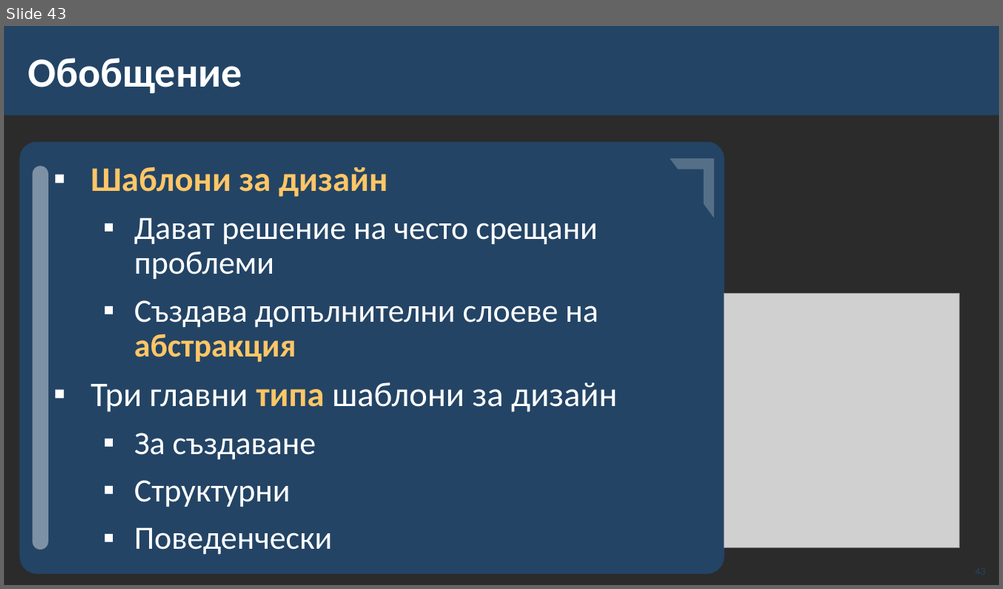
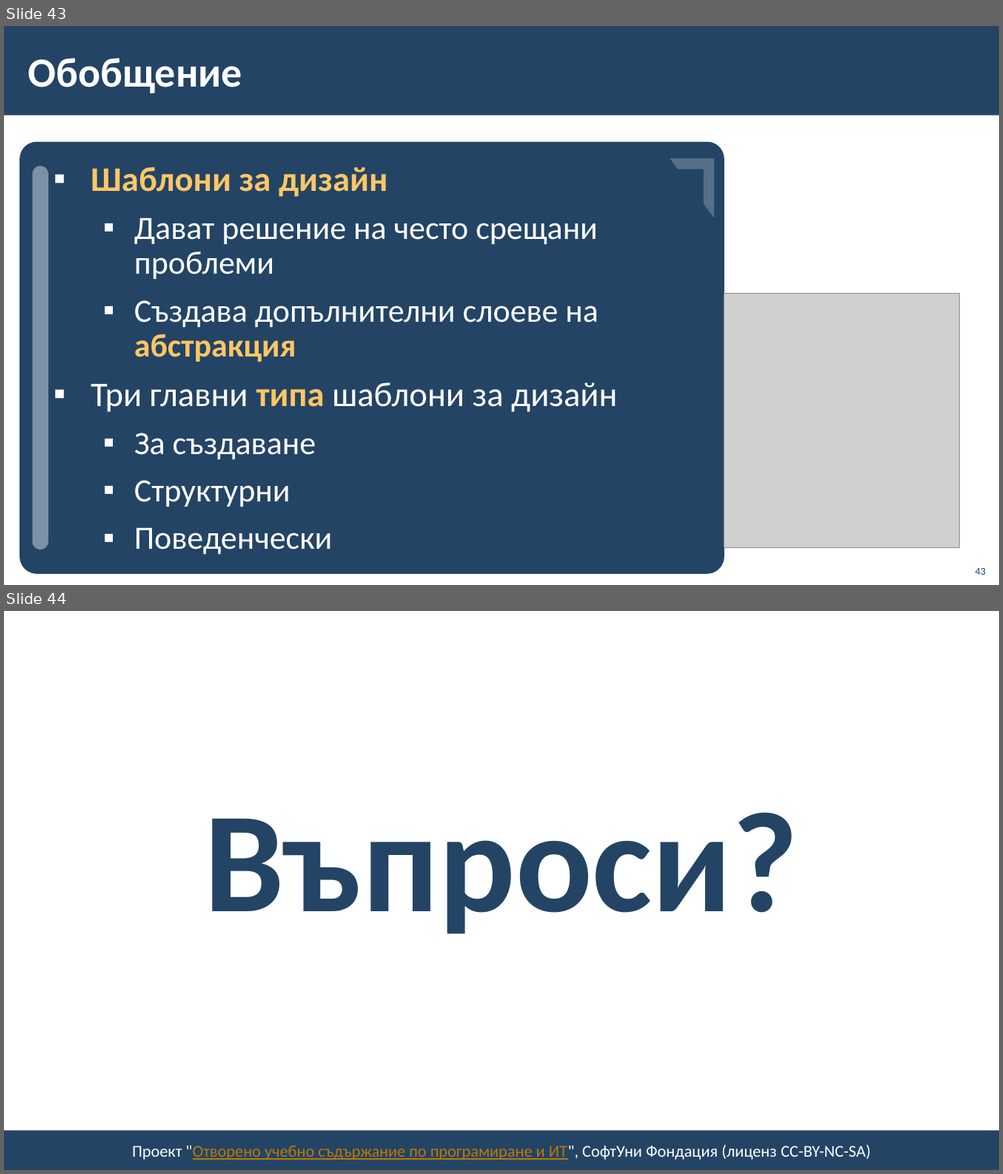
Before and after one commit to BG-IT-Edu/School-Programming, a slide deck: Courses/Software-Sciences/Module-1-OOP/14-Design-Patterns/14-Design-Patterns.pptx. Shown one above the other, each under a label of ours: slide 43 before the commit, slides 43 and 44 after it. The pictures are 1003x589 and 1003x1174 pixels, drawn with LibreOffice and Linux fonts; fonts in the diff are those of the drawing; grey boxes stand for pictures; background and template pictures are left out; a plain dark background stands for a picture behind light text. Boxes give left, top, right and bottom in pixels: in the first picture for what was removed or moved away, otherwise in the second. Text is boxed around its words. In the diff, an @@ line names an element or a change of style, - is before the commit and + after.

```diff
--- a/Courses/Software-Sciences/Module-1-OOP/14-Design-Patterns/14-Design-Patterns.pptx
+++ b/Courses/Software-Sciences/Module-1-OOP/14-Design-Patterns/14-Design-Patterns.pptx
@@ slide 44 added at (x1=4, y1=611, x2=999, y2=1170), background #FFFFFF @@
@@ title added at (x1=204, y1=812, x2=798, y2=934), 138 pt, text #234465, bold @@
+Въпроси?
@@ rectangle added at (x1=4, y1=1131, x2=999, y2=1170), fill #234465 @@
@@ text added at (x1=132, y1=1145, x2=871, y2=1160), 16 pt, text #FFFFFF @@
+Проект "Отворено учебно съдържание по програмиране и ИТ", СофтУни Фондация (лиценз CC-BY-NC-SA)
@@ slide 43 changed as well @@
@@ background picture (left out) to #FFFFFF @@
```
Also in this commit, not shown: 37 other slides changed, 2 other slides added, 3 slides removed, 1 other file.
